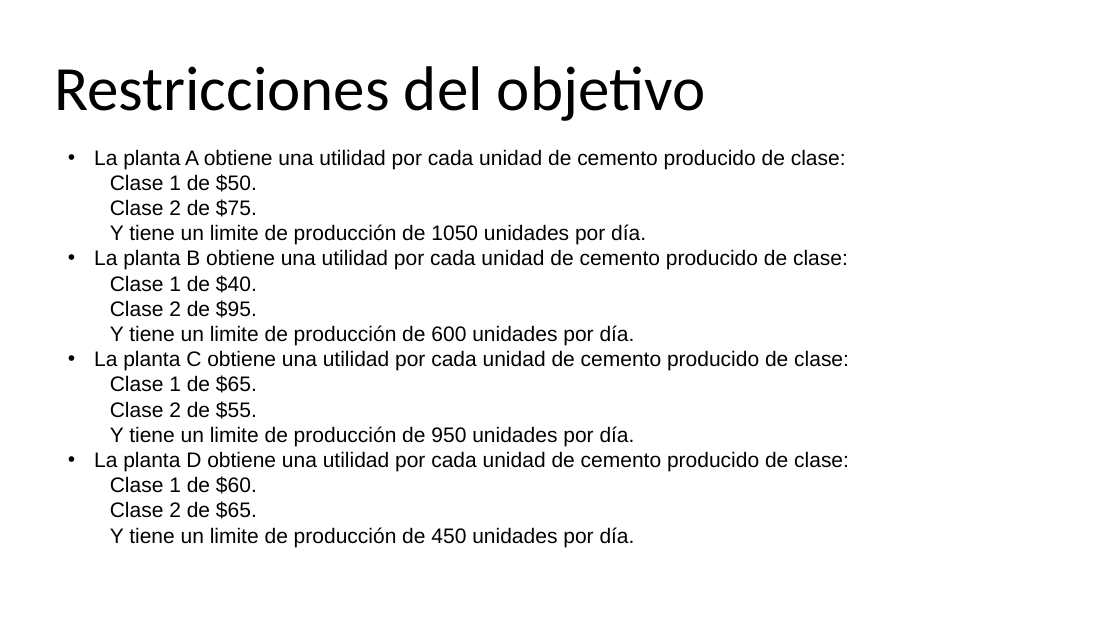
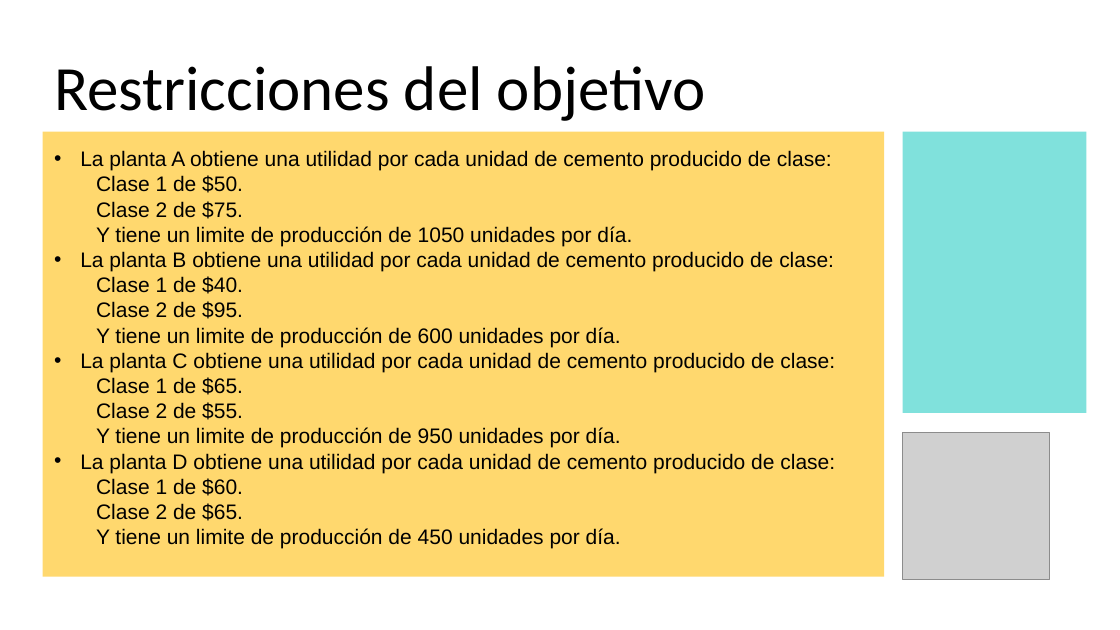
Before and after one commit to lizarragad/proyecto_modulo1, a slide deck: slide 4 of Presentación del proyecto.pptx. Drawn at 1120x630 pixels with LibreOffice and Linux fonts; fonts in the diff are those of the drawing; grey boxes stand for pictures. Boxes give left, top, right and bottom in pixels: in the first picture for what was removed or moved away, otherwise in the second. Text is boxed around its words. In the diff, an @@ line names an element or a change of style, - is before the commit and + after.

```diff
--- a/Presentación del proyecto.pptx
+++ b/Presentación del proyecto.pptx
@@ rectangle added at <box>43,132,885,577</box>, fill #FFD86E @@
@@ text "La planta A obtiene una ...": place and size @@
-text "La planta A obtiene una ..." at <box>94,149,849,547</box>
+text "La planta A obtiene una ..." at <box>80,150,835,549</box>
@@ rectangle added at <box>902,132,1086,413</box>, fill #80E1DC @@
@@ picture added at <box>902,433,1049,580</box> @@
```
Also in this commit, not shown: 8 other slides changed, 1 other file.
